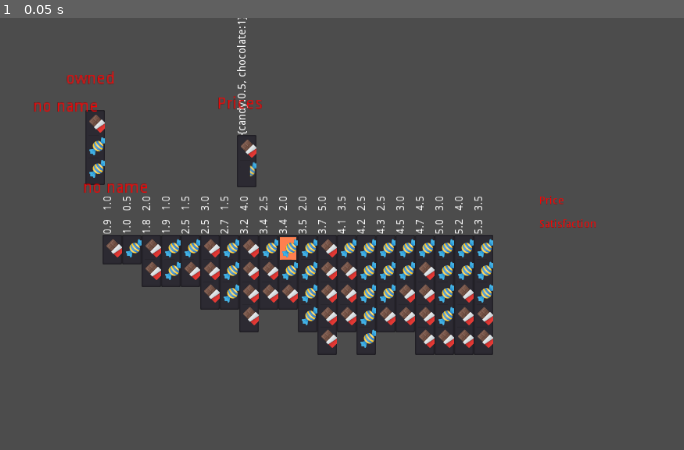
Above: before the commit, frame 1.
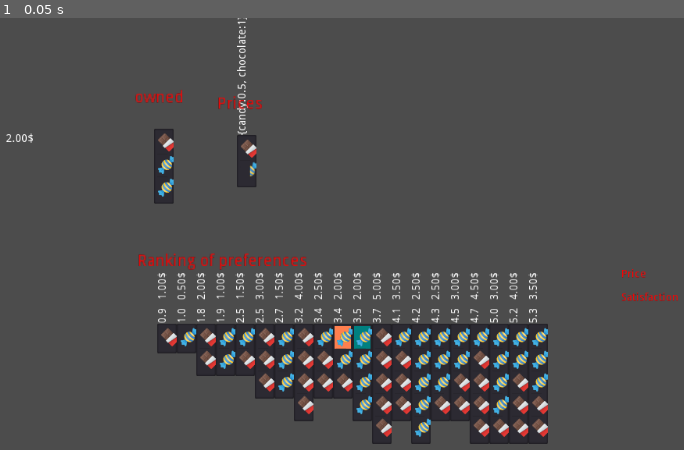
Above: after the commit, the same moment.

Repository: carlostgit/Prices
Game: Godot game, scene res://MainScene.tscn
Two runs of this game, one before a commit and one after it. Both use one fixed random seed, a clock stepped at 60 frames per second and the inputs below. The engine's default icon, where the game draws it, is replaced by a stand-in: a white triangle on a blue panel in a dark square.
Inputs:
- Up to frame 1 (0.05 s): no input

The runs differ from the first frame. In frame 1, 23% of the frame differs, in the area x 0-100%, y 12-99%.

Commit message:
Mejoro calculate_best_combidict para añadir una posible substitución. Y otros cambios menores

Diff:
--- a/CombinationItemList.gd
+++ b/CombinationItemList.gd
@@ -57,7 +57,7 @@
 	var default_combidicts = [default_combination_1,default_combination_2,default_combination_3]
 
 
-	_init(default_combidicts)
+	init_with_combidicts(default_combidicts)
 
 
 # Called every frame. 'delta' is the elapsed time since the previous frame.
@@ -66,7 +66,7 @@
 #func _init(canvas_item_arg:CanvasItem, combinations_arg:Array, combination_satisfaction_arg:Dictionary = Dictionary()):
 #func _init(canvas_item_arg:CanvasItem, combinations_arg:Array = Array(), combination_satisfaction_arg:Dictionary = Dictionary(),combidict_price_arg:Dictionary = Dictionary(),name_arg:String = "no name"):
 
-func init(combination_satisfaction_list:CombinationValueList, combination_price_list:CombinationValueList=null):
+func init(combination_satisfaction_list:CombinationValueList, combination_price_list:CombinationValueList=null, name_arg:String = "no name" ):
 	if (combination_satisfaction_list as CombinationValueList):
 		var combinations:Array = combination_satisfaction_list.get_combinations()
 		var combidicts_array:Array = []
@@ -85,14 +85,14 @@
 					combidict_price[combidict]=price
 			#
 
-		_init(combidicts_array, combidict_satisfaction,combidict_price)
+		init_with_combidicts(combidicts_array, combidict_satisfaction,combidict_price,name_arg)
 	else:
 		assert(false)
 
 #func init(combidicts_arg:Array, combidict_satisfaction_dict_arg:Dictionary):
 #	_init(combidicts_arg, combidict_satisfaction_dict_arg)
 
-func _init(combidicts_arg:Array = Array(), combidict_satisfaction_dict_arg:Dictionary = Dictionary(),combidict_price_arg:Dictionary = Dictionary(),name_arg:String = "no name"):
+func init_with_combidicts(combidicts_arg:Array = Array(), combidict_satisfaction_dict_arg:Dictionary = Dictionary(),combidict_price_arg:Dictionary = Dictionary(),name_arg:String = "no name"):
 #	_canvas_item = canvas_item_arg
 	#_combidicts = combinations_arg
 	_combidict_satisfaction = combidict_satisfaction_dict_arg
@@ -106,7 +106,7 @@
 		add_item_list(combidict)
 
 	self.set_name(name_arg)
-	print("label_name is")
+#	print("label_name is")
 	var label_name:Label = Label.new()
 	label_name.set_scale(Vector2(1.5,1.5))
 	label_name.set_text(self.get_name())
@@ -115,7 +115,7 @@
 	#print(self.get_name())
 	label_name.set_position(self.get_position()+Vector2(0,0))
 	#print ("position is")
-	print (label_name.get_position())
+#	print (label_name.get_position())
 	self.add_child(label_name)
 
 	#Label 2
@@ -192,7 +192,7 @@
 
 	var combination_labels:Array = []
 	combination_labels.append(String(satisf).pad_decimals(1))
-	combination_labels.append(String(price).pad_decimals(1))
+	combination_labels.append(String(price).pad_decimals(2) + "$")
 #	Método 1, mediante clases
 #	var combination_item:CombinationItem = CombinationItem.new(combidict_arg, "", combination_labels)
 #	Pruebo a hacer lo anterior con instancias de escenas, en vez de clases
@@ -202,12 +202,11 @@
 	combination_item.init_with_combidict(combidict_arg, "", combination_labels)
 	var item_width:float = combination_item.get_width()
 	var current_position_x = self.get_position().x+_combination_items.size()*item_width
-	var this_item_list_pos=Vector2(current_position_x,self.get_position().y+20)
+	var this_item_list_pos=Vector2(current_position_x,self.get_position().y+40)
 	combination_item.set_position(this_item_list_pos)
 	self._combination_items.append(combination_item)
 	self.add_child(combination_item)
 
 
 
-
 	pass
--- a/MainScene.gd
+++ b/MainScene.gd
@@ -6,6 +6,7 @@
 const CombinationList = preload("res://CombinationList.gd")
 const SatisfactionCalculator = preload("res://SatisfactionCalculator.gd")
 const CombinationValueList = preload("res://CombinationValueList.gd")
+const TradeCalculator = preload("res://TradeCalculator.gd")
 
 # Declare member variables here. Examples:
 # var a = 2
@@ -46,13 +47,13 @@
 #
 #	$CombinationSatisfaction.init(combination_dict_array_sorted,combination_satisfaction)
 #	TODO: combination_price_list, meterlo en $CombinationSatisfaction
-	$CombinationSatisfaction.init(combination_satisfaction_list, combination_price_list)
+	$CombinationSatisfaction.init(combination_satisfaction_list, combination_price_list, "Ranking of preferences")
 
 
 	#Voy a resaltar la combinación actual
-	var combination:Combination = $OwnedItems.get_combination()
-	var color:Color = Color( 1, 0.5, 0.31, 1 )
-	$CombinationSatisfaction.highlight_combination_with_color(combination,color)
+	var owned_combination:Combination = $OwnedItems.get_combination()
+	var owned_color:Color = Color( 1, 0.5, 0.31, 1 )
+	$CombinationSatisfaction.highlight_combination_with_color(owned_combination,owned_color)
 
 	#Precios
 	var combination_prices:CombinationItem = CombinationItem.new()
@@ -61,6 +62,16 @@
 	self.add_child(combination_prices)
 	#
 
+	var value_of_owned:float = Prices.calculate_combidict_price(owned_items_dict)
+	$LabelValueOfOwned.set_text(String(value_of_owned).pad_decimals(2)+ "$")
+
+	var trade_calculator:TradeCalculator = TradeCalculator.new(satisfaction_calculator)
+	var best_combidict:Dictionary = trade_calculator.calculate_best_combidict(value_of_owned)
+	var best_combination:Combination = Combination.new(best_combidict)
+	var best_color:Color = Color( 0, 0.5, 0.5, 1 )
+	$CombinationSatisfaction.highlight_combination_with_color(best_combination,best_color)
+
+
 	pass # Replace with function body.
 
 
--- a/MainScene.tscn
+++ b/MainScene.tscn
@@ -8,10 +8,19 @@
 script = ExtResource( 1 )
 
 [node name="OwnedItems" parent="." instance=ExtResource( 2 )]
-margin_left = 53.0
-margin_top = 34.0
-margin_right = 53.0
-margin_bottom = 34.0
+margin_left = 97.0
+margin_top = 46.0
+margin_right = 97.0
+margin_bottom = 46.0
 
 [node name="CombinationSatisfaction" parent="." instance=ExtResource( 3 )]
-position = Vector2( 64, 103.719 )
+position = Vector2( 99, 150.719 )
+
+[node name="LabelValueOfOwned" type="Label" parent="."]
+margin_left = 29.0
+margin_top = 148.0
+margin_right = 69.0
+margin_bottom = 162.0
+__meta__ = {
+"_edit_use_anchors_": false
+}
--- a/TradeCalculator.gd
+++ b/TradeCalculator.gd
@@ -13,20 +13,22 @@
 func _ready():
 #	testeo de calculate_combination_difference
 	_satisfaction_calculator = SatisfactionCalculator.new()
+	_satisfaction_calculator.init_default_satisfaction()
+
+#	var combination_1:Dictionary = {"chocolate": 0, "candy": 0}
+#	var combination_2:Dictionary = {"chocolate": 2, "candy": 1}
+#	var combination_result = calculate_combination_difference(combination_1,combination_2)
+#	print ("diff: "+ str(combination_result))
 
 
-	var combination_1:Dictionary = {"chocolate": 0, "candy": 0}
-	var combination_2:Dictionary = {"chocolate": 2, "candy": 1}
-	var combination_result = calculate_combination_difference(combination_1,combination_2)
-	print ("diff: "+ str(combination_result))
+	print("best combi: "+ str(calculate_best_combidict(2.0)))
+
+#	var bad_combi_too_much_candy:Dictionary = {"chocolate": 2, "candy": 50}
+#	var trade_result_too_much_candy:Dictionary = calculate_trade_for_combidict(bad_combi_too_much_candy)
+#	print("Too much candy result:")
+#	print (trade_result_too_much_candy)
 
 
-	print("best combi: "+ str(calculate_best_combidict(50.0)))
-
-	var bad_combi_too_much_candy:Dictionary = {"chocolate": 2, "candy": 50}
-	var trade_result_too_much_candy:Dictionary = calculate_trade_for_combidict(bad_combi_too_much_candy)
-	print("Too much candy result:")
-	print (trade_result_too_much_candy)
 
 	pass # Replace with function body.
 
@@ -88,7 +90,7 @@
 #			print("product: "+ product)
 #			print("satisf: "+ str(satisfaction_of_trying_combination))
 
-			if price<left_money and increment_of_satisfaction > 0.0:
+			if price<=left_money and increment_of_satisfaction > 0.0:
 				product_found = true
 
 #				var satisfacton_of_trying_combination_for_price = satisfaction_of_trying_combination/price
@@ -107,6 +109,7 @@
 
 
 		if false==product_found:
+
 			break
 
 		left_money -= best_product_price
@@ -114,6 +117,30 @@
 		best_previous_satisfaction = best_product_satisfaction
 		count += 1
 
+	if left_money > 0:
+#		Ya no se puede añadir ningún producto, pero puede que quede dinero para intercambiar productos
+		var change_made = false
+		for product_in_combi in products:
+			for new_product in products:
+				if new_product!=product_in_combi:
+					if combination[product_in_combi]>=step_length:
+						var trying_combination:Dictionary = combination.duplicate()
+
+						trying_combination[product_in_combi] -= step_length
+						trying_combination[new_product] += step_length
+						var satisfaction_of_trying_combination:float = _satisfaction_calculator.calculate_satisf_of_combidict(trying_combination)
+
+						var increment_of_satisfaction:float = satisfaction_of_trying_combination - best_previous_satisfaction
+
+						var price = (Prices.get_price_of_product(new_product)-Prices.get_price_of_product(product_in_combi))*step_length
+
+						if price<=left_money and increment_of_satisfaction > 0.0:
+							combination = trying_combination
+							change_made = true
+				if change_made:
+					break
+			if change_made:
+				break
 
 
 	return combination
